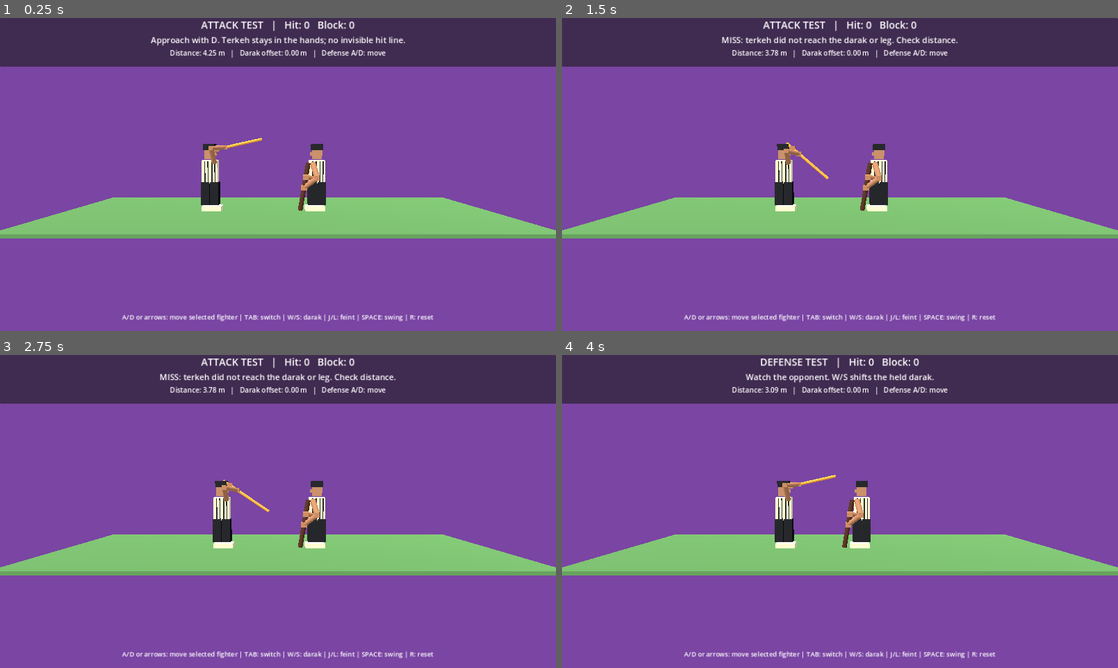
Above: before the commit, frames 1-4 (two rows, left to right).
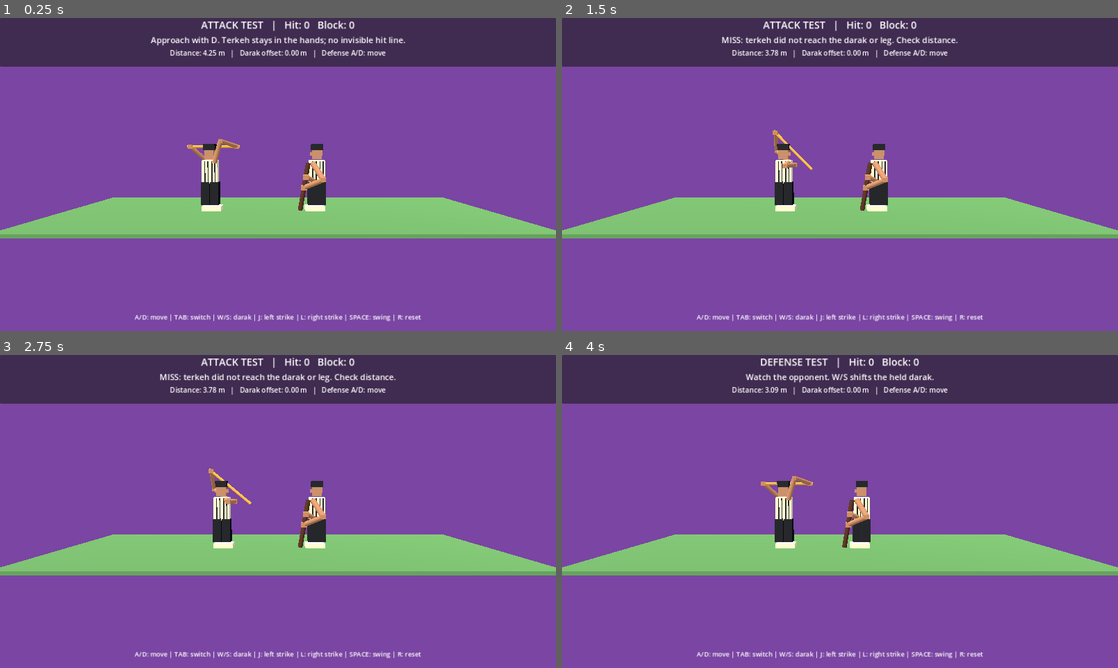
Above: after the commit, the same moments.

Repository: vahidainima-prog/tarke-darak-game
Game: Godot game, scene res://main.tscn
Two runs of this game, one before a commit and one after it. Both use one fixed random seed, a clock stepped at 60 frames per second and the inputs below.
Inputs:
- Up to frame 1 (0.25 s): no input
- Up to frame 2 (1.5 s): tap Enter at 0.5 s; hold D 0.53-1.28 s; tap J at 0.6 s; tap Space at 0.77 s; tap L at 0.8, 1.35 s; hold S from 1.28 s (still down)
- Up to frame 3 (2.75 s): tap Space at 1.52, 2 s; tap J at 1.55, 2.1 s; release S at 2.03 s; hold D from 2.03 s (still down); tap L at 2.3 s
- Up to frame 4 (4 s): release D at 2.78 s; hold W 2.78-3.53 s; tap L at 2.85, 3.8 s; tap Space at 3.02, 3.77 s; tap J at 3.05 s; hold A from 3.53 s (still down); tap Tab at 3.6 s

The runs differ from the first frame. In frame 1, 1.0% of the frame differs, in the area x 21-78%, y 38-97%; in frame 2, 1.0%, in the area x 21-78%, y 35-97%; in frame 3, 1.0%; in frame 4, 1.0%.

Commit message:
Pose terkeh behind head with hands at opposite ends and animate side-dependent hand release

Diff:
--- a/tarke_darak_godot_v2/main.gd
+++ b/tarke_darak_godot_v2/main.gd
@@ -63,6 +63,8 @@
 var swing_speed := 0.0
 var impact_hold := 0.0
 var impact_message := ""
+var strike_side := 1 # 1: right-hand release, -1: left-hand release
+var release_blend := 0.0
 
 func material(c: Color) -> StandardMaterial3D:
  var m := StandardMaterial3D.new()
@@ -103,8 +105,8 @@
 func place_two_bone_arm(upper: MeshInstance3D, lower: MeshInstance3D, elbow_mesh: MeshInstance3D, shoulder: Vector3, hand: Vector3, elbow_hint: Vector3) -> void:
  # Analytic two-bone IK: law of cosines with a consistent elbow bend plane.
  # The hand remains locked to the grip; the elbow is solved, not drawn as a straight stick.
- var upper_len := 0.67
- var lower_len := 0.67
+ var upper_len := 0.90
+ var lower_len := 0.90
  var to_hand := hand - shoulder
  var distance := maxf(to_hand.length(), 0.001)
  var forward := to_hand / distance
@@ -199,7 +201,7 @@
  detail.horizontal_alignment = HORIZONTAL_ALIGNMENT_CENTER
  column.add_child(detail)
  var footer := Label.new()
- footer.text = "A/D or arrows: move selected fighter | TAB: switch | W/S: darak | J/L: feint | SPACE: swing | R: reset"
+ footer.text = "A/D: move | TAB: switch | W/S: darak | J: left strike | L: right strike | SPACE: swing | R: reset"
  footer.set_anchors_preset(Control.PRESET_BOTTOM_WIDE)
  footer.offset_top = -43
  footer.horizontal_alignment = HORIZONTAL_ALIGNMENT_CENTER
@@ -249,12 +251,14 @@
     say("Reset. Move closer before striking.")
    KEY_J:
     if not defending and swing < 0.0 and recovery < 0.0:
+     strike_side = 1
      feint_target = -0.60
-     say("Feint BEHIND the attacker (far side of body).")
+     say("LEFT attack selected: right hand releases during swing.")
    KEY_L:
     if not defending and swing < 0.0 and recovery < 0.0:
+     strike_side = -1
      feint_target = FEINT_DEPTH_LIMIT
-     say("Feint IN FRONT of the attacker (near camera).")
+     say("RIGHT attack selected: left hand releases during swing.")
    KEY_SPACE:
     if swing < 0.0 and recovery < 0.0 and opponent_delay < 0.0:
      if defending:
@@ -277,14 +281,15 @@
  # Acceleration and deceleration make the swing read as a weighted wooden rod.
  var t := clampf(p, 0.0, 1.0)
  # Phase is integrated with angular acceleration and braking, not eased by time.
- var angle := lerpf(0.22, -1.27, t)
- var z := lerpf(feint_depth, 0.19, t)
+ var angle := lerpf(0.0, -1.27, t)
+ # Raised ready position is behind the head; the rod travels forward on strike.
+ var z := lerpf(-0.46 + feint_depth * 0.25, 0.19, t)
  # The rod extends on BOTH sides of the two-handed grip, rather than
  # pointing out from a single hand. This keeps the ready pose horizontal.
- var grip_center := Vector3(attack_x + 0.43 + 0.10 * t, 2.49 - 0.17 * t, z)
+ var grip_center := Vector3(attack_x + 0.05 + 0.48 * t, 2.57 - 0.24 * t, z)
  var direction := Vector3(cos(angle), sin(angle), 0.0)
- var butt := grip_center - direction * 0.48
- var tip := grip_center + direction * (STICK_LENGTH - 0.48)
+ var butt := grip_center - direction * (STICK_LENGTH * 0.5)
+ var tip := grip_center + direction * (STICK_LENGTH * 0.5)
  return [butt, tip]
 
 func guard_ends() -> Array[Vector3]:
@@ -306,15 +311,26 @@
  var ends := strike_ends(pose)
  var a := ends[0]
  var b := ends[1]
- if swing < 0.0 and recovery < 0.0:
-  a.z = feint_depth
-  b.z = feint_depth
+ # Ready pose uses the same 3D endpoints as the strike and collision.
  place_rod(terkeh, a, b)
  # Two visible hands remain around the wooden grip and move together with it.
  var direction := (b - a).normalized()
- # Both hands surround the center grip; visible wooden ends remain on either side.
- attack_hand_a.position = a + direction * 0.31
- attack_hand_b.position = a + direction * 0.65
+ # In ready stance both hands hold near opposite ends of the horizontal rod.
+ # During the swing the selected hand releases and returns toward the torso.
+ var releasing := swing >= 0.0 or recovery >= 0.0
+ var phase := swing if swing >= 0.0 else (recovery_from if recovery >= 0.0 else 0.0)
+ var release_target := 0.0
+ if releasing:
+  release_target = smoothstep(0.05, 0.34, phase)
+ if recovery >= 0.0:
+  release_target *= 1.0 - smoothstep(0.20, 0.95, recovery)
+ release_blend = release_target
+ var left_grip := a + direction * 0.12
+ var right_grip := b - direction * 0.12
+ var left_rest := Vector3(attack_x - 0.30, 1.86, 0.25)
+ var right_rest := Vector3(attack_x + 0.33, 1.88, 0.25)
+ attack_hand_a.position = left_grip.lerp(left_rest, release_blend if strike_side < 0 else 0.0)
+ attack_hand_b.position = right_grip.lerp(right_rest, release_blend if strike_side > 0 else 0.0)
  place_two_bone_arm(attack_arm_a, attack_forearm_a, attack_elbow_a, Vector3(attack_x + 0.20, 1.92, -0.14), attack_hand_a.position, Vector3(-0.6, 0.1, -0.7))
  place_two_bone_arm(attack_arm_b, attack_forearm_b, attack_elbow_b, Vector3(attack_x + 0.20, 1.92, 0.16), attack_hand_b.position, Vector3(-0.6, 0.1, 0.7))
  var g := guard_ends()
